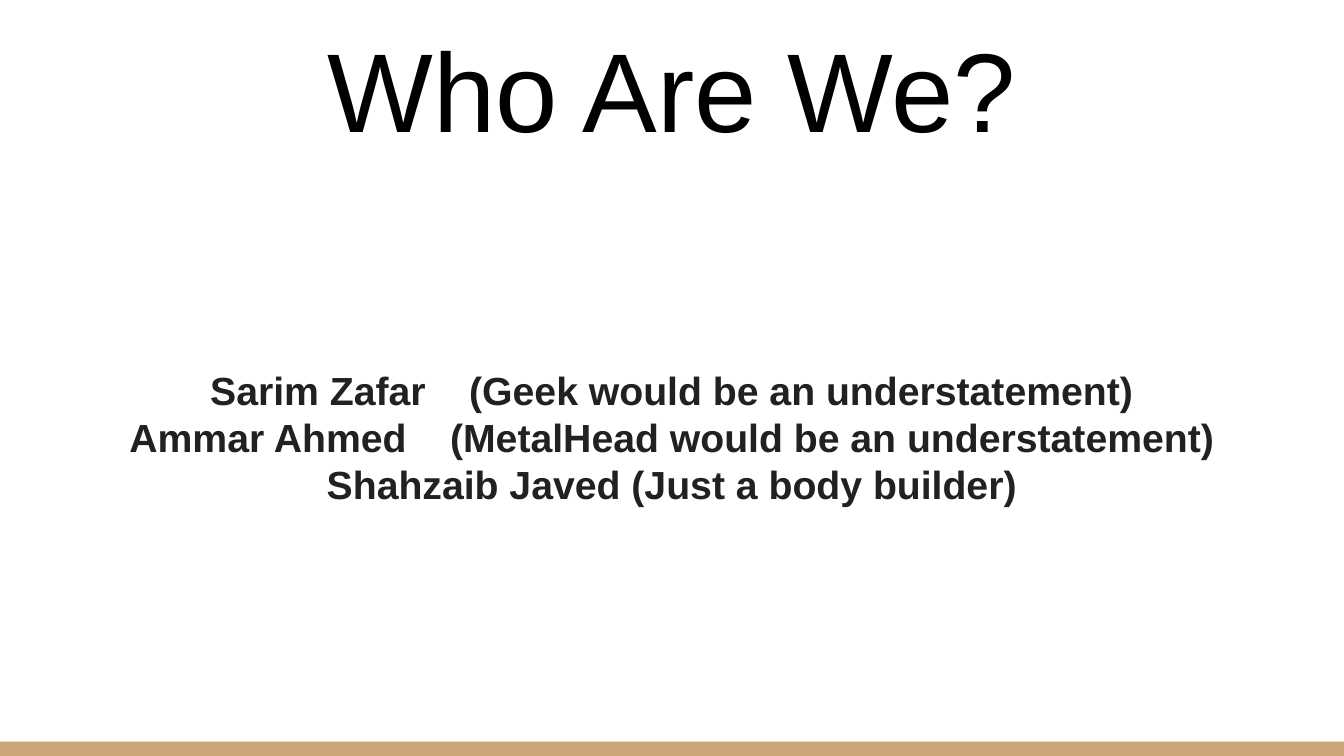
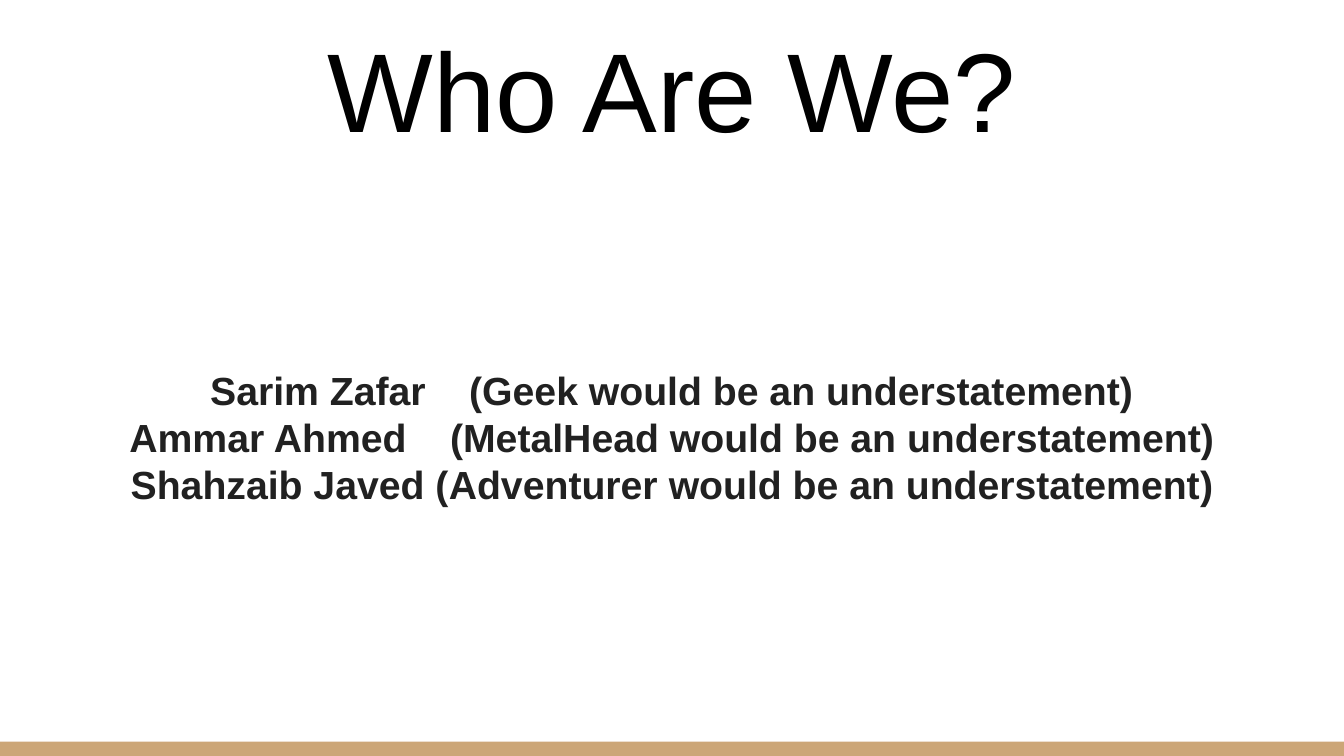
Before and after one commit to sarim-zafar/HCI-Project, a slide deck: slide 2 of docs/pj-task2/POV- Psychometric Test for Pakistan.pptx. Drawn at 1344x756 pixels with LibreOffice and Linux fonts; fonts in the diff are those of the drawing. Boxes give left, top, right and bottom in pixels: in the first picture for what was removed or moved away, otherwise in the second. Text is boxed around its words. In the diff, an @@ line names an element or a change of style, - is before the commit and + after.

Commit message:
Fixed a typo

```diff
--- a/docs/pj-task2/POV- Psychometric Test for Pakistan.pptx
+++ b/docs/pj-task2/POV- Psychometric Test for Pakistan.pptx
@@ text at (131, 470, 1213, 507): text changed @@
-Shahzaib Javed (Just a body builder)
+Shahzaib Javed (Adventurer would be an understatement)
```
